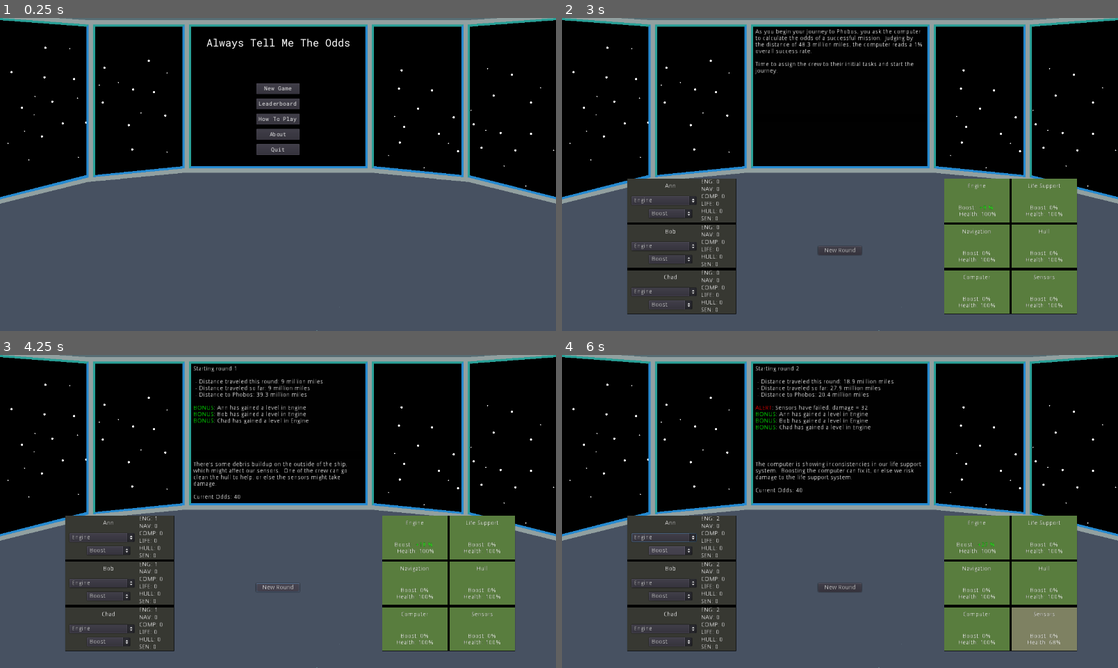
Above: before the commit, frames 1-4 (two rows, left to right).
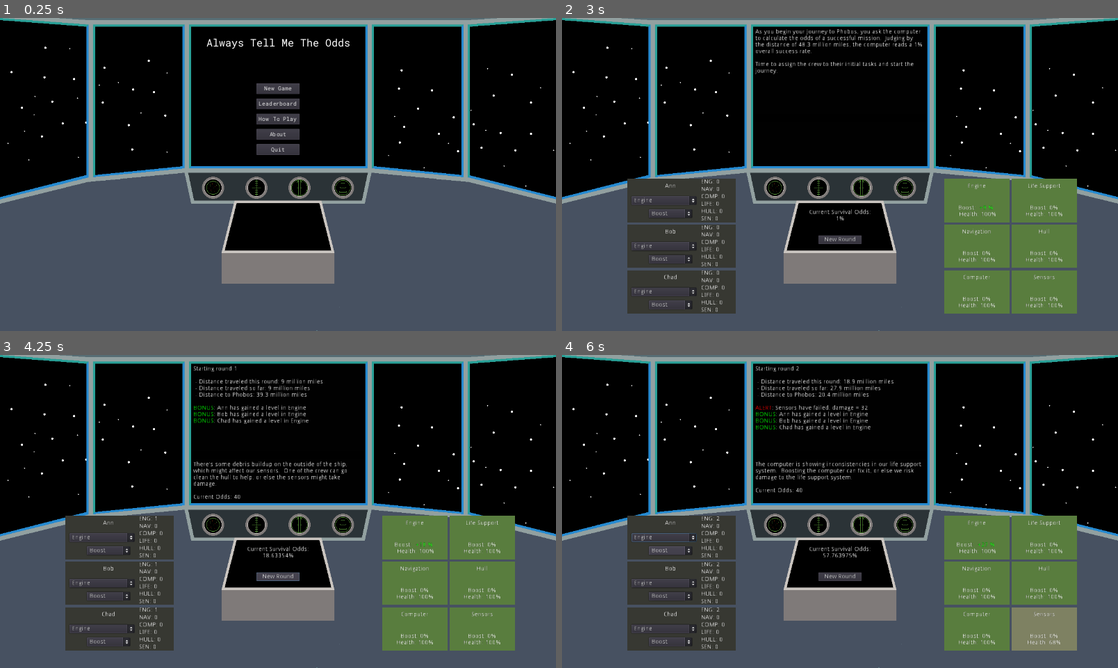
Above: after the commit, the same moments.

Repository: cparlette/alwaystellmetheodds
Game: Godot game, scene res://MainMenu.tscn
Two runs of this game, one before a commit and one after it. Both use one fixed random seed, a clock stepped at 60 frames per second and the inputs below.
Inputs:
- Up to frame 1 (0.25 s): no input
- Up to frame 2 (3 s): click "New Game" at 0.5 s; click "Phobos - Easy" at 1.25 s; click "Phobos - Easy" at 2 s; click "Start" at 2.75 s
- Up to frame 3 (4.25 s): click "New Round" at 3.5 s
- Up to frame 4 (6 s): click "New Round" at 4.25 s; click "Engine" at 5 s; click "Boost" at 5.75 s

The runs differ from the first frame. In frame 1, 8.0% of the frame differs, in the area x 33-67%, y 49-85%; in frame 2, 8.9%, in the area x 11-93%, y 49-95%; in frame 3, 8.8%; in frame 4, 8.9%.
Error in both runs: Unable to iterate on object of type 'Nil'. (res://MainMenu.gd:84)

Commit message:
Updated art, calculate odds and display on a screen

Diff:
--- a/Game.gd
+++ b/Game.gd
@@ -54,6 +54,7 @@
 			if module.health > 100:
 				module.health = 100
 		module.updateModuleUI()
+	calculateSurvivalOdds()
 
 	# Add xp to crew
 	for person in $Crew.get_children():
@@ -142,3 +143,10 @@
 	distanceThisRound += globals.distanceTraveled * .1
 	# any damage to the engines will reduce distance traveled
 	distanceThisRound += $Modules/Engine.boost * ($Modules/Engine.health / 100.0)
+
+func calculateSurvivalOdds():
+	var newOdds = 1
+	if globals.distanceTraveled > 0:
+		newOdds = globals.distanceTraveled * 100.0 / globals.destinationMoon['distance']
+	newOdds = newOdds * (float($"Modules/Hull".health) / 100.0)
+	$OddsNumber.text = str(newOdds)+"%"
--- a/Game.tscn
+++ b/Game.tscn
@@ -4,7 +4,7 @@
 [ext_resource path="res://Module.tscn" type="PackedScene" id=2]
 [ext_resource path="res://graphics/space-v1.png" type="Texture" id=3]
 [ext_resource path="res://Crew.tscn" type="PackedScene" id=4]
-[ext_resource path="res://graphics/background-v5.png" type="Texture" id=5]
+[ext_resource path="res://graphics/titlescreen-v2.png" type="Texture" id=5]
 
 [node name="Game" type="Node2D"]
 script = ExtResource( 1 )
@@ -84,9 +84,9 @@
 
 [node name="NewRoundButton" type="Button" parent="."]
 margin_left = 590.0
-margin_top = 525.0
+margin_top = 500.0
 margin_right = 690.0
-margin_bottom = 545.0
+margin_bottom = 520.0
 text = "New Round"
 __meta__ = {
 "_edit_use_anchors_": false
@@ -143,4 +143,26 @@
 margin_right = -5.0
 margin_bottom = -5.0
 bbcode_enabled = true
+
+[node name="OddsLabel" type="Label" parent="."]
+margin_left = 565.0
+margin_top = 440.0
+margin_right = 715.0
+margin_bottom = 454.0
+text = "Current Survival Odds:"
+align = 1
+__meta__ = {
+"_edit_use_anchors_": false
+}
+
+[node name="OddsNumber" type="Label" parent="."]
+margin_left = 565.0
+margin_top = 455.0
+margin_right = 715.0
+margin_bottom = 469.0
+text = "1%"
+align = 1
+__meta__ = {
+"_edit_use_anchors_": false
+}
 [connection signal="pressed" from="NewRoundButton" to="." method="_on_NewRoundButton_pressed"]
--- a/MainMenu.tscn
+++ b/MainMenu.tscn
@@ -2,7 +2,7 @@
 
 [ext_resource path="res://MainMenu.gd" type="Script" id=1]
 [ext_resource path="res://graphics/space-v1.png" type="Texture" id=2]
-[ext_resource path="res://graphics/titlescreen-v1.png" type="Texture" id=3]
+[ext_resource path="res://graphics/titlescreen-v2.png" type="Texture" id=3]
 [ext_resource path="res://RobotoMono-VariableFont_wght.ttf" type="DynamicFontData" id=4]
 [ext_resource path="res://font_14.tres" type="DynamicFont" id=5]
 
@@ -245,8 +245,8 @@
 anchor_bottom = 1.0
 margin_left = 4.0
 margin_top = 32.0
-margin_right = 4.0
-margin_bottom = 32.0
+margin_right = -4.0
+margin_bottom = -4.0
 
 [node name="Name" type="VBoxContainer" parent="Leaderboard/TabContainer/Phobos"]
 margin_right = 292.0
Binary file added: graphics/titlescreen-v2.png
Not shown, added: graphics/titlescreen-v2.png.import
